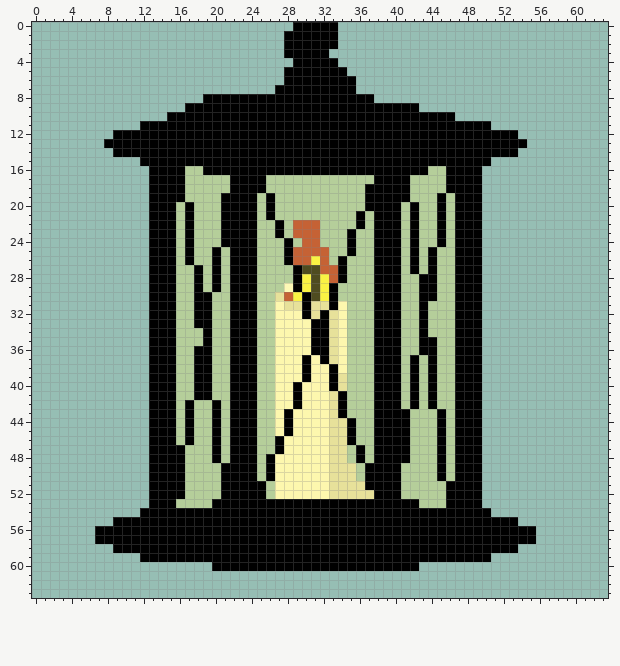
A pixel-art sprite gets an edit: Assets/Graphics/Sprites/lantern.png. This is how it looked before the edit.
The file is 64x64 pixels.
The result:
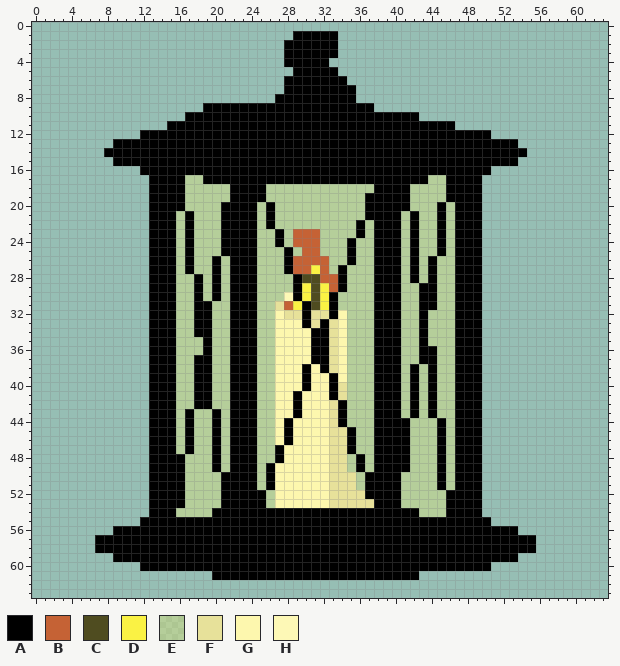
Palette (. is transparent): A #000000  B #c56235  C #4f4c20  D #faf244  E #f6ef6452  F #e7e19a  G #fdf7ae  H #fdf8b6
Commit message: outline shader, updated lantern sprites
The edit:
Changed rows in their new state; - is an unchanged pixel.
first column x 7:
 0 ----------------------.....----------------------
 1 ---------------------.---------------------------
 3 --------------------------A----------------------
 4 ---------------------A----.----------------------
 5 ---------------------.-----.---------------------
 6 ----------------------------.--------------------
 7 --------------------.----------------------------
 8 ------------........---------..------------------
 9 ----------..-------------------.....-------------
10 --------..--------------------------....---------
11 -----...--------------------------------....-----
12 --...---------------------------------------...--
13 -.---------------------------------------------.-
14 -A---------------------------------------------A-
15 --AAA---------------------------------------AAA--
16 -----A----AA-------------------------AA----A-----
17 ------------AAA----AAAAAAAAAAAA----AA------------
18 ------------------------------E------------------
19 --------------E---AE------------------EA---------
20 ---------AE-----------------------AE-------------
21 -----------------------------EA------------------
22 -------------------AE-EEE------------------------
23 ----------------------------EA-------------------
24 --------------------AEB--------------------------
25 -------------EA-------E--E-----------EA----------
26 ------------------------B--EA--------------------
27 ----------AE---------ABBD-E----------------------
28 -----------------------C-B---------AE------------
29 ---------------------E----BA---------------------
30 ------------EA------EHAD-------------------------
31 --------------------FBD-CD-E---------A-----------
32 ---------------------FF--FA----------------------
33 -----------------------AF------------------------
34 -----------A-------------------------------------
35 -------------------------------------E-----------
36 -----------E-------------------------------------
37 -----------------------GA----------EA------------
38 -------------------------AF----------------------
39 ---------------------------G---------------------
40 ----------------------GA-------------------------
41 --------------------------AF---------------------
42 ----------EAAE-----------------------------------
43 ---------------------GA-----------EA-AE----------
44 ---------------------------AE--------------------
46 --------------------GA---------------------------
47 ---------EA-----------------AE-------------------
48 -------------------EA----------------------------
49 -------------AE-------------EAE---A--------------
51 ------------------EA---------E--------AE---------
52 ------------------------------A------------------
53 ---------A---E-----EGGGGGGFFFFF---EE-------------
54 -----.---EEEE-----------------------EEE----.-----
55 --...---------------------------------------...--
56 ..---------------------------------------------..
58 AA---------------------------------------------AA
59 --AAA---------------------------------------AAA--
60 -----AAAAAAAA-----------------------AAAAAAAA-----
61 -------------AAAAAAAAAAAAAAAAAAAAAAA-------------
Pixel boxes of the changes (left, top, right, bottom) in both pictures:
changed: (95, 22, 536, 580)
